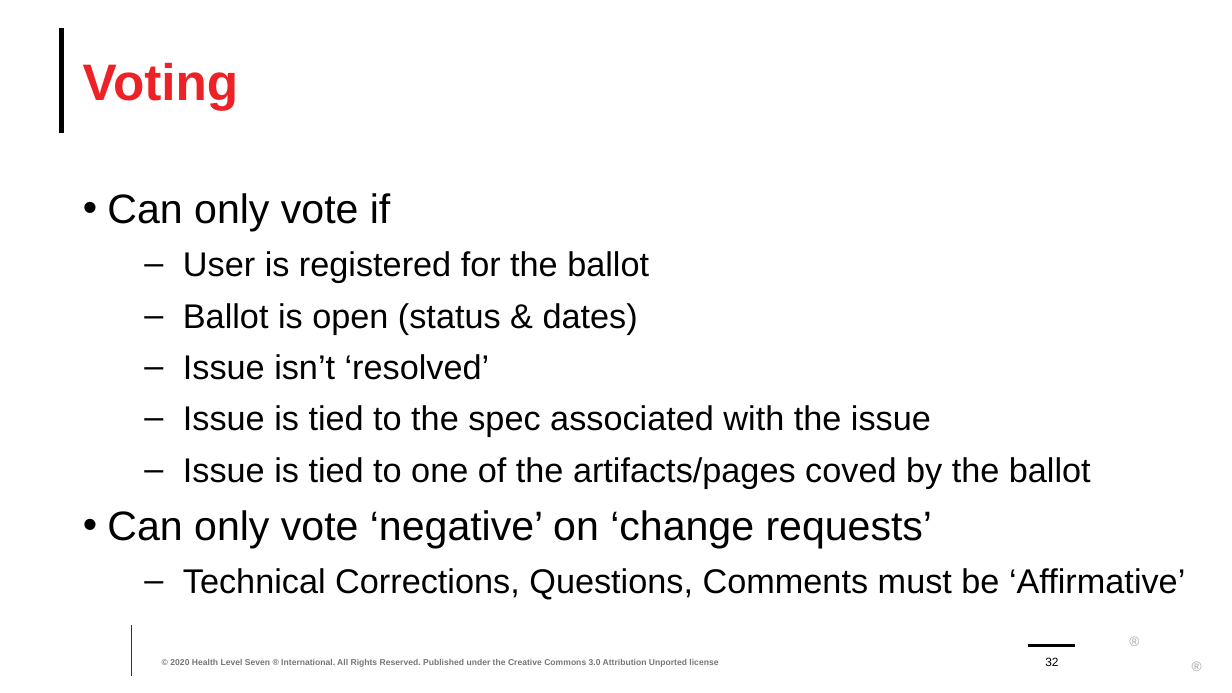
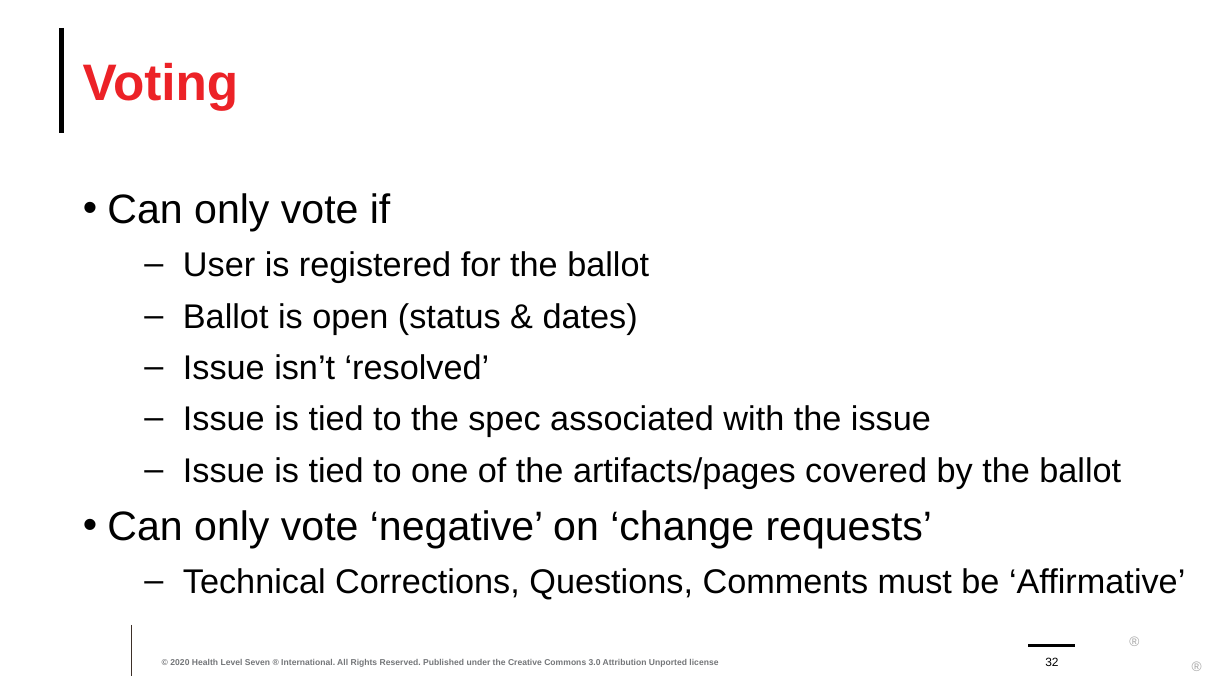
Before and after one commit to FHIR/documents, a slide deck: slide 32 of presentations/2021-03 Webinars/2021-03 Jira Balloting.pptx. Drawn at 1232x693 pixels with LibreOffice and Linux fonts; fonts in the diff are those of the drawing; background and template pictures are left out. Boxes give left, top, right and bottom in pixels: in the first picture for what was removed or moved away, otherwise in the second. Text is boxed around its words. In the diff, an @@ line names an element or a change of style, - is before the commit and + after.

```diff
--- a/presentations/2021-03 Webinars/2021-03 Jira Balloting.pptx
+++ b/presentations/2021-03 Webinars/2021-03 Jira Balloting.pptx
@@ text at [183,457,1121,488]: text changed @@
-  – Issue is tied to one of the artifacts/pages coved by the ballot
+  – Issue is tied to one of the artifacts/pages covered by the ballot
```
Also in this commit, not shown: 42 other files.
